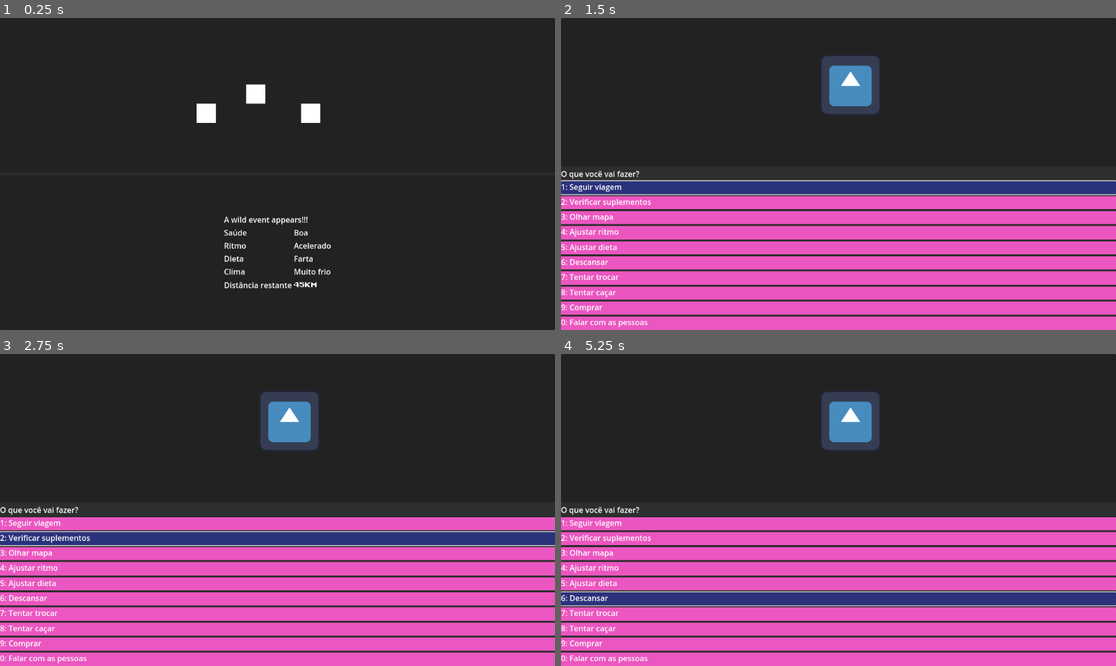
Above: before the commit, frames 1-4 (two rows, left to right).
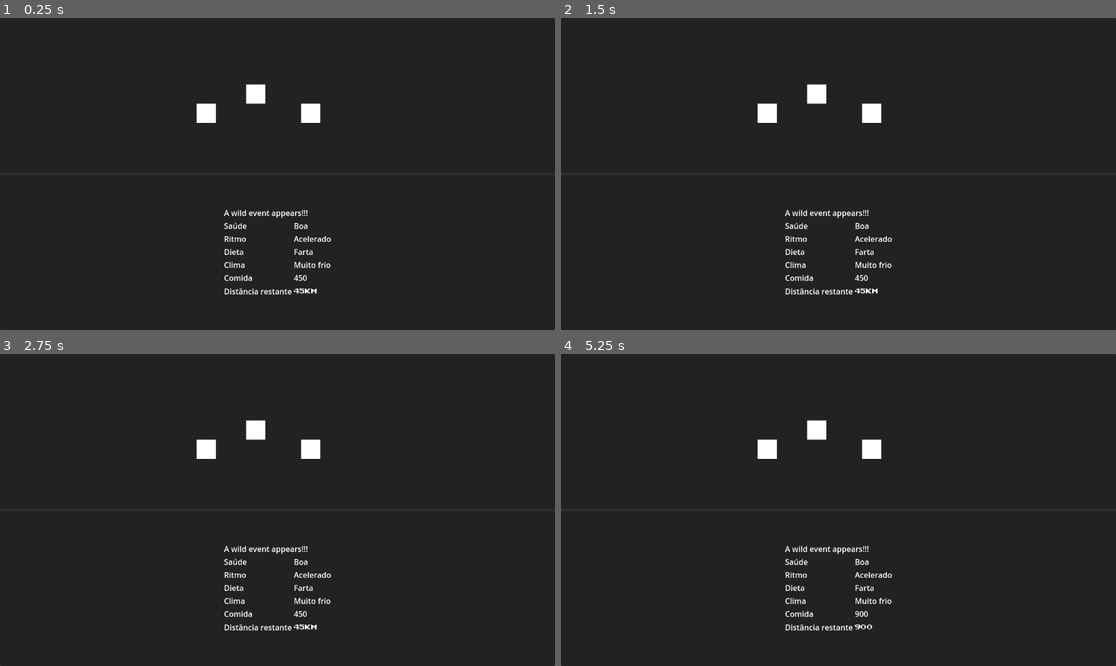
Above: after the commit, the same moments.

Repository: gabrielgomes94/oregon-trailer-clone
Game: Godot game, scene res://main.tscn
Same seed, same stepped clock (60 frames per second), same inputs: the game is played once before the commit and once after it. The engine's default icon, where the game draws it, is replaced by a stand-in: a white triangle on a blue panel in a dark square.
Inputs (mouse positions are in pixels of both pictures, inside the frame that each line leads up to):
- Up to frame 1 (0.25 s): no input
- Up to frame 2 (1.5 s): tap Enter (SwitchScreen) at 0.5 s; tap 1 (1) at 0.6 s; tap 2 (2) at 0.8 s; click (838, 186) at 1.25 s, where only the run before the commit has a clickable "1: Seguir viagem"
- Up to frame 3 (2.75 s): click (277, 538) at 2 s, where only the run before the commit has a clickable "2: Verificar suplementos"
- Up to frame 4 (5.25 s): click (838, 553) at 2.75 s, where only the run before the commit has a clickable "3: Olhar mapa"; click (838, 569) at 3.5 s, where only the run before the commit has a clickable "4: Ajustar ritmo"; click (838, 584) at 4.25 s, where only the run before the commit has a clickable "5: Ajustar dieta"; click (838, 597) at 5 s, where only the run before the commit has a clickable "6: Descansar"

The runs differ from the first frame. In frame 1, 1.6% of the frame differs, in the area x 40-60%, y 61-89%; in frame 2, 47%, in the area x 0-100%, y 12-100%; in frame 3, 47%; in frame 4, 47%.
Error before the commit: Invalid call. Nonexistent function 'travel' in base 'Node'. (res://ui/screens/station_screen/ui_station_screen.gd:16)

Commit message:
feat: add diet selector

Diff:
--- a/game/game.gd
+++ b/game/game.gd
@@ -2,12 +2,19 @@
 class_name Game
 
 signal distance_left_changed
+signal food_left_changed
 signal game_paused
 signal game_resumed
 
 var distance_left = 1000
+var food_left = 1000
+
+var current_route
+var total_distance
+var time_elapsed
 
 @onready var pace: PaceSelector = $PaceSelector
+@onready var diet: DietSelector = $DietSelector
 @onready var timer = $Timer
 
 func _ready() -> void:
@@ -20,7 +27,8 @@
 func on_timer_timeout():
 	distance_left = distance_left - pace.get_pace()
 	distance_left_changed.emit(distance_left)
-
+	food_left = food_left - diet.diet
+	food_left_changed.emit(food_left)
 
 func on_game_paused():
 	timer.paused = true
--- a/game/options/options.gd
+++ b/game/options/options.gd
@@ -89,3 +89,20 @@
 			'name': 'Ritmo arriscado'
 		},
 	}
+
+
+static func diet_selector_screen_list() -> Dictionary:
+	return {
+		1: {
+			'id': 'DIET_100',
+			'name': 'Dieta farta'
+		},
+		2: {
+			'id': 'DIET_50',
+			'name': 'Dieta reduzida'
+		},
+		3: {
+			'id': 'DIET_20',
+			'name': 'Dieta mínima'
+		},
+	}
--- /dev/null
+++ b/game/party/diet/diet_selector.gd
@@ -0,0 +1,8 @@
+extends Node
+class_name DietSelector
+
+# 100 food per timer interval
+var diet: int = 100
+
+func set_diet(value: int):
+	diet = value
--- /dev/null
+++ b/game/party/party.gd
@@ -0,0 +1,13 @@
+extends Node
+class_name Party
+
+var supplies: Supplies
+var characters: Array[Character]
+
+# Called when the node enters the scene tree for the first time.
+func _ready() -> void:
+	pass # Replace with function body.
+
+
+func food_consumed_per_cicle():
+	pass
--- /dev/null
+++ b/game/player/actions/actions.gd
@@ -0,0 +1,31 @@
+extends Node
+class_name Actions
+
+var main: Main
+
+func _ready() -> void:
+	main = get_parent().get_parent()
+
+
+func travel():
+	main.switch_to_movement_screen()
+
+
+func station_screen():
+	main.switch_to_station_screen()
+
+
+func supplies():
+	main.switch_to_supplies_screen()
+
+
+func map():
+	main.switch_to_map_screen()
+
+
+func pace():
+	main.switch_to_pace_screen()
+
+
+func diet():
+	main.switch_to_diet_screen()
--- a/game/inputs/input_mapper.gd
+++ b/game/player/inputs/input_mapper.gd
@@ -9,3 +9,4 @@
 const SUPPLIES_SCREEN: String = "2"
 const MAP_SCREEN: String = "3"
 const PACE_SCREEN: String = "4"
+const DIET_SCREEN: String = "5"
--- a/main.gd
+++ b/main.gd
@@ -6,14 +6,14 @@
 @onready var supplies_screen: UISuppliesScreen = $Screens/SuppliesScreen
 @onready var map_screen: UIMapScreen = $Screens/MapScreen
 @onready var pace_screen: UIPaceScreen = $Screens/PaceScreen
+@onready var diet_screen: UIDietScreen = $Screens/DietScreen
 
 var screens: Array
 
 @onready var game = $Game
 
 func _ready() -> void:
-	movement_screen.distance_left = 1000
-	screens = [movement_screen, station_screen, supplies_screen, map_screen, pace_screen];
+	screens = [movement_screen, station_screen, supplies_screen, map_screen, pace_screen, diet_screen];
 
 
 func _input(event: InputEvent) -> void:
@@ -46,6 +46,9 @@
 	switch_screen(pace_screen)
 
 
+func switch_to_diet_screen():
+	switch_screen(diet_screen)
+
 
 func switch_screen(target_screen):
 	for screen in screens:
--- a/main.tscn
+++ b/main.tscn
@@ -1,14 +1,17 @@
-[gd_scene load_steps=10 format=3 uid="uid://yoqv6h80s3db"]
+[gd_scene load_steps=13 format=3 uid="uid://yoqv6h80s3db"]
 
 [ext_resource type="Script" path="res://main.gd" id="1_vbgld"]
 [ext_resource type="PackedScene" uid="uid://fdgvhp5mbfug" path="res://ui/screens/station_screen/station_screen.tscn" id="2_bjh8q"]
 [ext_resource type="PackedScene" uid="uid://877c5v6ta27b" path="res://ui/screens/movement_screen/movement_screen.tscn" id="2_qlxjt"]
 [ext_resource type="PackedScene" uid="uid://kwm72n7ubflo" path="res://ui/screens/supplies_screen/supplies_screen.tscn" id="4_i7alj"]
 [ext_resource type="Script" path="res://game/game.gd" id="4_iwb5g"]
-[ext_resource type="Script" path="res://game/pace/pace_selector.gd" id="4_qeesb"]
+[ext_resource type="Script" path="res://game/party/pace/pace_selector.gd" id="4_qeesb"]
 [ext_resource type="PackedScene" uid="uid://cm4hy1qtybo7h" path="res://ui/screens/map_screen/map_screen.tscn" id="5_5cq7t"]
-[ext_resource type="Script" path="res://game/actions/actions.gd" id="5_hhf8d"]
+[ext_resource type="Script" path="res://game/party/diet/diet_selector.gd" id="5_ckje5"]
+[ext_resource type="Script" path="res://game/player/actions/actions.gd" id="5_hhf8d"]
+[ext_resource type="Script" path="res://game/party/party.gd" id="6_7lpmj"]
 [ext_resource type="PackedScene" uid="uid://dnmcgjsr3s20m" path="res://ui/screens/pace_screen/pace_screen.tscn" id="8_2y0dc"]
+[ext_resource type="PackedScene" uid="uid://inhcm8u2o6cm" path="res://ui/screens/diet_screen/diet_screen.tscn" id="10_re10o"]
 
 [node name="Main" type="Node"]
 script = ExtResource("1_vbgld")
@@ -25,6 +28,12 @@
 
 [node name="PaceSelector" type="Node" parent="Game"]
 script = ExtResource("4_qeesb")
+
+[node name="DietSelector" type="Node" parent="Game"]
+script = ExtResource("5_ckje5")
+
+[node name="Party" type="Node" parent="Game"]
+script = ExtResource("6_7lpmj")
 
 [node name="Screens" type="Control" parent="."]
 layout_mode = 3
@@ -65,3 +74,9 @@
 layout_mode = 1
 pace_selector = NodePath("../../Game/PaceSelector")
 actions = NodePath("../../Game/Actions")
+
+[node name="DietScreen" parent="Screens" node_paths=PackedStringArray("diet_selector", "actions") instance=ExtResource("10_re10o")]
+visible = false
+layout_mode = 1
+diet_selector = NodePath("../../Game/DietSelector")
+actions = NodePath("../../Game/Actions")
--- a/project.godot
+++ b/project.godot
@@ -51,6 +51,11 @@
 "events": [Object(InputEventKey,"resource_local_to_scene":false,"resource_name":"","device":-1,"window_id":0,"alt_press …(191 unchanged characters)…
 ]
 }
+5={
+"deadzone": 0.5,
+"events": [Object(InputEventKey,"resource_local_to_scene":false,"resource_name":"","device":-1,"window_id":0,"alt_pressed":false,"shift_pressed":false,"ctrl_pressed":false,"meta_pressed":false,"pressed":false,"keycode":0,"physical_keycode":53,"key_label":0,"unicode":53,"location":0,"echo":false,"script":null)
+]
+}
 
 [rendering]
 
--- /dev/null
+++ b/ui/screens/diet_screen/diet_screen.tscn
@@ -0,0 +1,49 @@
+[gd_scene load_steps=5 format=3 uid="uid://inhcm8u2o6cm"]
+
+[ext_resource type="Script" path="res://ui/screens/diet_screen/ui_diet_screen.gd" id="1_xg53r"]
+[ext_resource type="PackedScene" uid="uid://b1x0fngdkruxc" path="res://game/options/option_template.tscn" id="2_8vr1s"]
+[ext_resource type="Texture2D" uid="uid://bxeohtrbk7agf" path="res://assets/icon.svg" id="2_isdjm"]
+[ext_resource type="Script" path="res://game/options/options.gd" id="3_fc56s"]
+
+[node name="DietScreen" type="Control"]
+layout_mode = 3
+anchors_preset = 15
+anchor_right = 1.0
+anchor_bottom = 1.0
+grow_horizontal = 2
+grow_vertical = 2
+script = ExtResource("1_xg53r")
+option_template = ExtResource("2_8vr1s")
+options = ExtResource("3_fc56s")
+
+[node name="Panel" type="Panel" parent="."]
+layout_mode = 1
+anchors_preset = 15
+anchor_right = 1.0
+anchor_bottom = 1.0
+grow_horizontal = 2
+grow_vertical = 2
+
+[node name="VBoxContainer" type="VBoxContainer" parent="Panel"]
+layout_mode = 1
+anchors_preset = 15
+anchor_right = 1.0
+anchor_bottom = 1.0
+grow_horizontal = 2
+grow_vertical = 2
+
+[node name="PanelContainer" type="PanelContainer" parent="Panel/VBoxContainer"]
+layout_mode = 2
+size_flags_vertical = 3
+
+[node name="Sprite2D" type="Sprite2D" parent="Panel/VBoxContainer/PanelContainer"]
+position = Vector2(601, 139)
+texture = ExtResource("2_isdjm")
+
+[node name="Label" type="Label" parent="Panel/VBoxContainer"]
+layout_mode = 2
+text = "O que você vai fazer?"
+
+[node name="ActionsBoxContainer" type="VBoxContainer" parent="Panel/VBoxContainer"]
+layout_mode = 2
+size_flags_vertical = 3
--- /dev/null
+++ b/ui/screens/diet_screen/ui_diet_screen.gd
@@ -0,0 +1,16 @@
+extends UIScreen
+class_name UIDietScreen
+
+@export var diet_selector: DietSelector
+
+func on_option_selected(option: Option):
+	match option.value:
+		1: diet_selector.set_diet(100)
+		2: diet_selector.set_diet(50)
+		3: diet_selector.set_diet(20)
+		'ESC': actions.station_screen()
+	actions.station_screen()
+
+
+func get_options() -> Dictionary:
+	return Options.diet_selector_screen_list()
--- a/ui/screens/movement_screen/movement_screen.tscn
+++ b/ui/screens/movement_screen/movement_screen.tscn
@@ -111,6 +111,14 @@
 layout_mode = 2
 text = "Muito frio"
 
+[node name="FoodLabel" type="Label" parent="Panel/VBoxContainer/InformationPanel/VBoxContainer/GridContainer"]
+layout_mode = 2
+text = "Comida"
+
+[node name="FoodLeftLabelValue" type="Label" parent="Panel/VBoxContainer/InformationPanel/VBoxContainer/GridContainer"]
+layout_mode = 2
+text = "450"
+
 [node name="DistanceLeftLabel" type="Label" parent="Panel/VBoxContainer/InformationPanel/VBoxContainer/GridContainer"]
 layout_mode = 2
 text = "Distância restante"
--- a/ui/screens/movement_screen/ui_movement_screen.gd
+++ b/ui/screens/movement_screen/ui_movement_screen.gd
@@ -1,17 +1,24 @@
 extends Control
 class_name UIMovementScreen
 
-var distance_left: int
+#var distance_left: int
+#var
 
 @export var game: Game
 
 @onready var distance_left_label = $Panel/VBoxContainer/InformationPanel/VBoxContainer/GridContainer/DistanceLeftLabelValue
+@onready var food_left_label = $Panel/VBoxContainer/InformationPanel/VBoxContainer/GridContainer/FoodLeftLabelValue
 
 func _ready() -> void:
 	game.distance_left_changed.connect(on_distance_left_changed)
+	game.food_left_changed.connect(on_food_left_changed)
 
 
 func on_distance_left_changed(distance_left: int) -> void:
-	if distance_left <= 0: return
+	if distance_left < 0: return
+	distance_left_label.text = str(distance_left)
 
-	distance_left_label.text = str(distance_left)
+
+func on_food_left_changed(food_left: int) -> void:
+	if food_left < 0: return
+	food_left_label.text = str(food_left)
--- a/ui/screens/station_screen/ui_station_screen.gd
+++ b/ui/screens/station_screen/ui_station_screen.gd
@@ -7,6 +7,7 @@
 		2: actions.supplies()
 		3: actions.map()
 		4: actions.pace()
+		5: actions.diet()
 
 
 func _input(event: InputEvent) -> void:
@@ -20,7 +21,8 @@
 		actions.map()
 	if event.is_action_released(InputMapper.PACE_SCREEN):
 		actions.pace()
-
+	if event.is_action_released(InputMapper.DIET_SCREEN):
+		actions.diet()
 
 func get_options():
 	return Options.station_screen_options_list()
Renamed: game/characters/character.gd -> game/party/characters/character.gd
Renamed: game/characters/entertainment.gd -> game/party/characters/entertainment.gd
Renamed: game/characters/kelvin.tscn -> game/party/characters/kelvin.tscn
Renamed: game/pace/pace_selector.gd -> game/party/pace/pace_selector.gd
Renamed: game/supplies/supplies.gd -> game/party/supplies/supplies.gd
